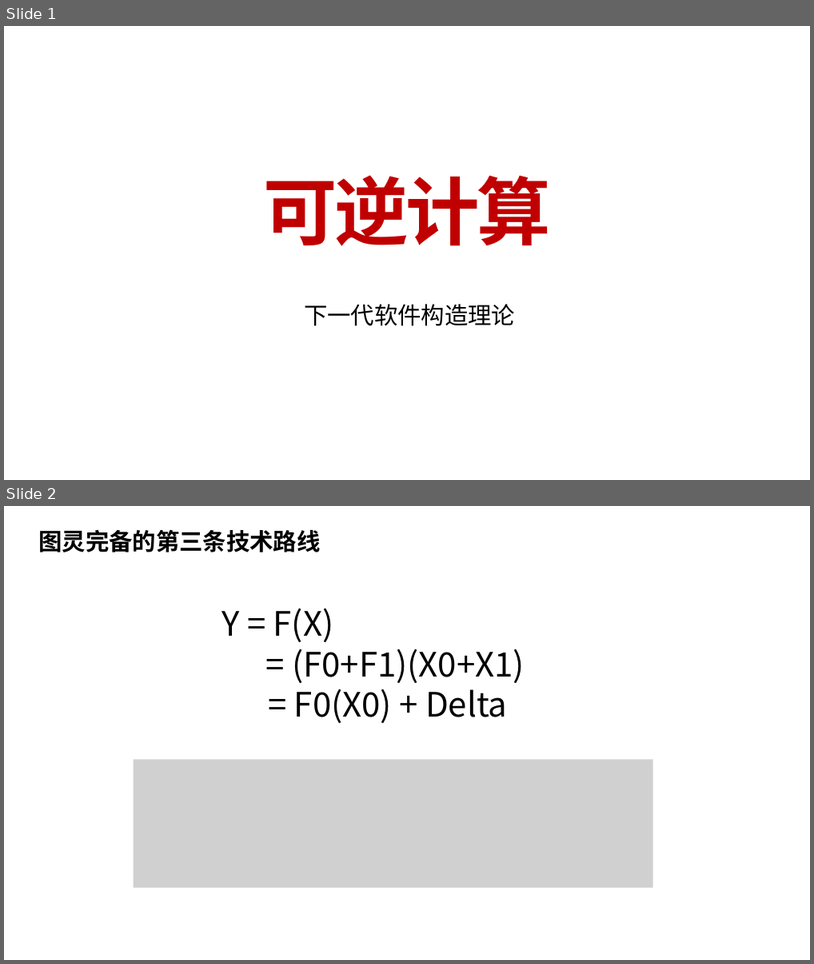
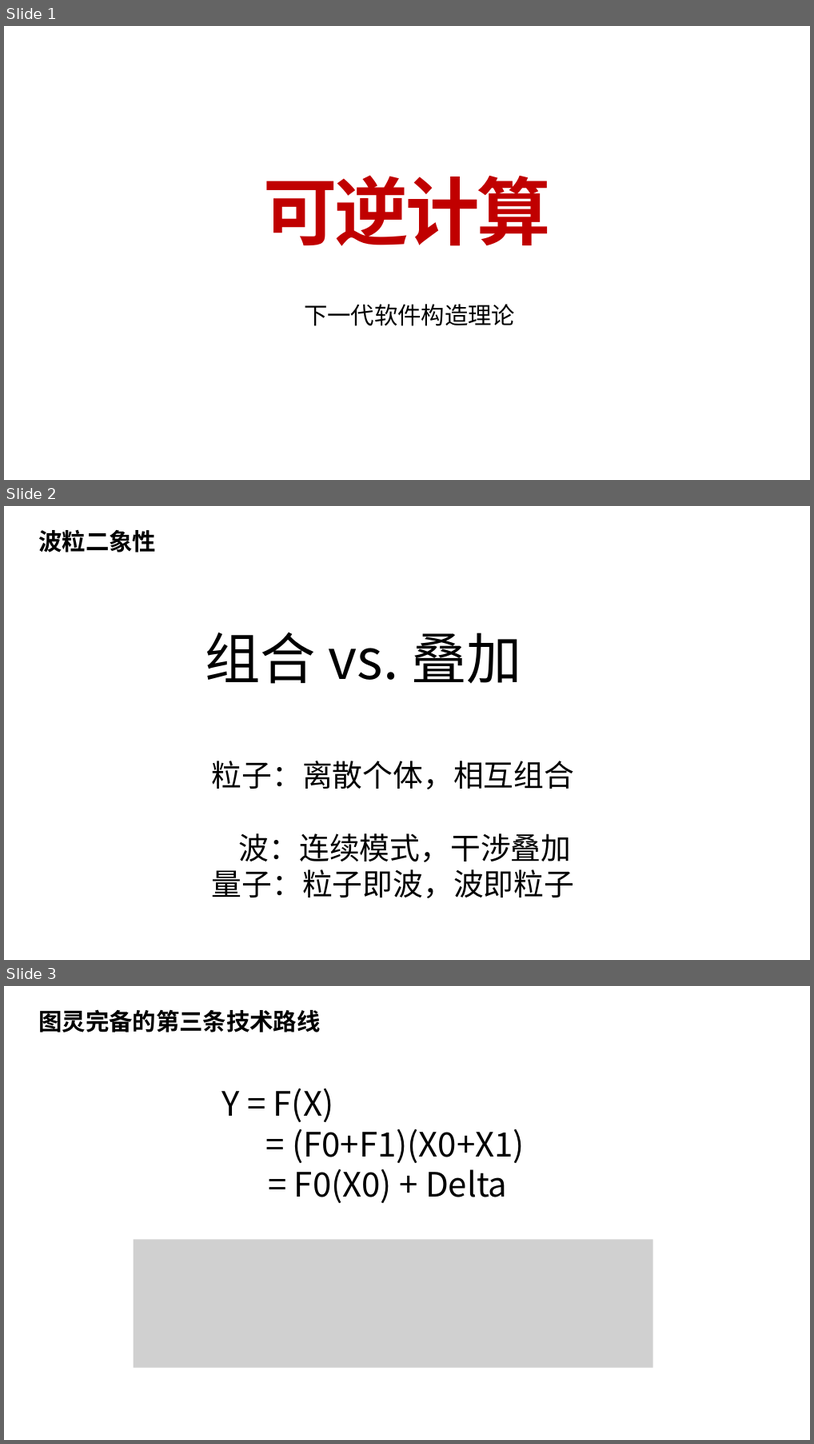
Before and after one commit to nop-platform/nop-entropy-docs, a slide deck: src/ppt/theory-of-reversible-computation.pptx. Shown one above the other, each under a label of ours: slides 1 and 2 before the commit, slides 1, 2 and 3 after it. The pictures are 814x964 and 814x1444 pixels, drawn with LibreOffice and Linux fonts; fonts in the diff are those of the drawing; grey boxes stand for pictures. Boxes give left, top, right and bottom in pixels: in the first picture for what was removed or moved away, otherwise in the second. Text is boxed around its words. In the diff, an @@ line names an element or a change of style, - is before the commit and + after.

Commit message:
docs: synced via GitHub Actions

```diff
--- a/src/ppt/theory-of-reversible-computation.pptx
+++ b/src/ppt/theory-of-reversible-computation.pptx
@@ slide 2 added at box(4, 506, 810, 960), background #FFFFFF @@
@@ text added at box(38, 530, 156, 552), 28 pt, text #000000, bold @@
+波粒二象性
@@ text added at box(206, 632, 522, 684), 66 pt, text #000000 @@
+组合 vs. 叠加
@@ text added at box(212, 760, 575, 898), 36 pt, text #000000 @@
+粒子：离散个体，相互组合
+波：连续模式，干涉叠加
+量子：粒子即波，波即粒子
@@ what was slide 2 is now slide 3 @@
```
